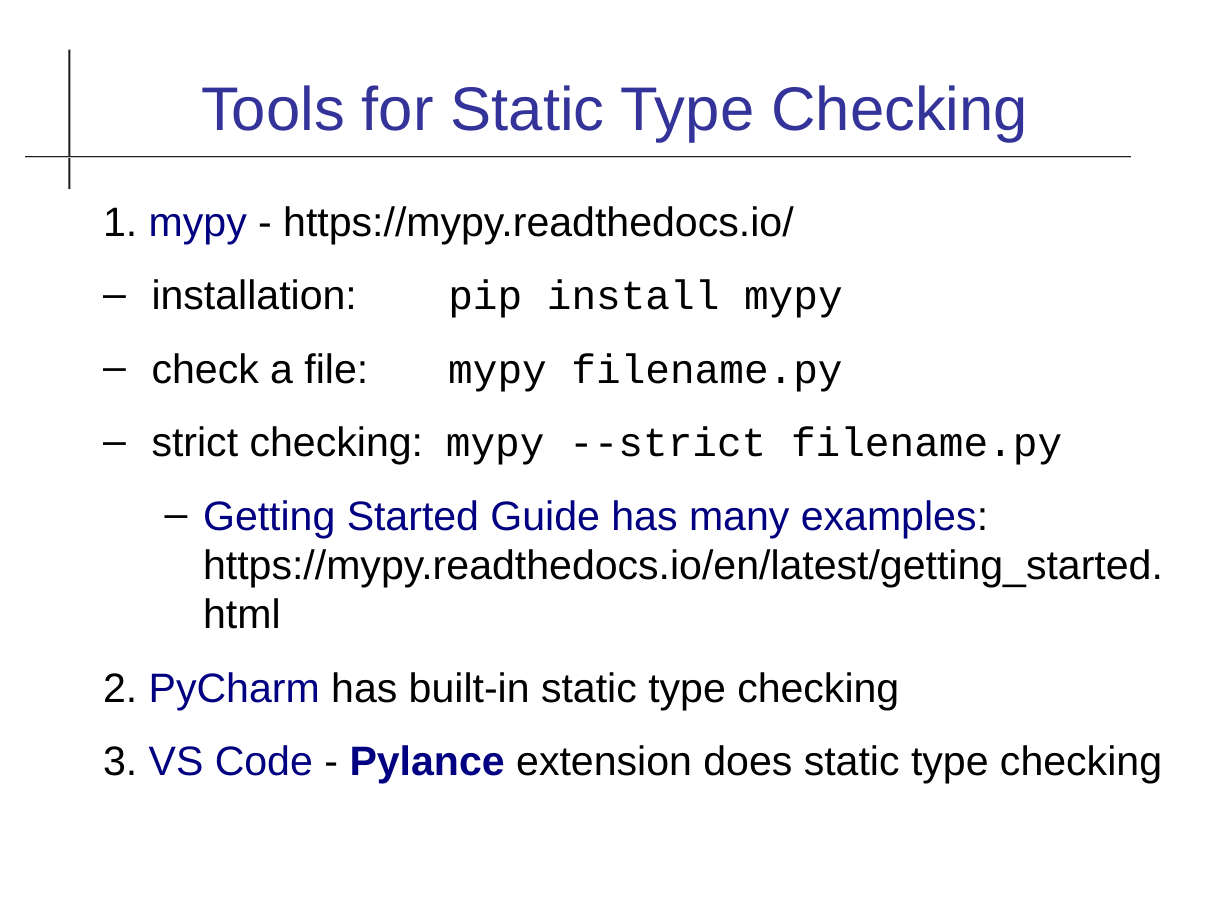
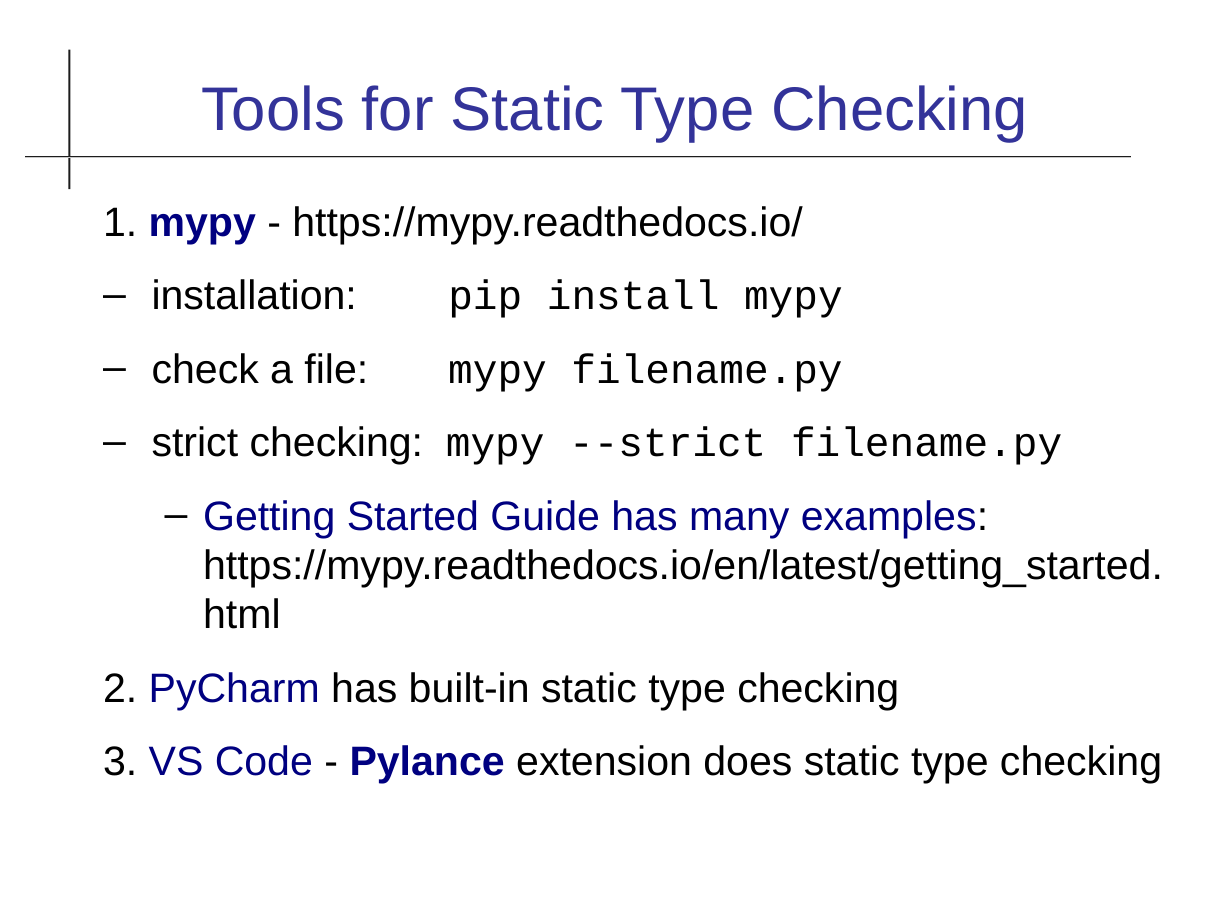
Before and after one commit to cpske/ISP, a slide deck: slide 22 of code-quality/Type-Checking.odp. Drawn at 1232x924 pixels with LibreOffice and Linux fonts; fonts in the diff are those of the drawing. Boxes give left, top, right and bottom in pixels: in the first picture for what was removed or moved away, otherwise in the second. Text is boxed around its words. In the diff, an @@ line names an element or a change of style, - is before the commit and + after.

Commit message:
update to week 10 schedule and type hints material

```diff
--- a/code-quality/Type-Checking.odp
+++ b/code-quality/Type-Checking.odp
@@ text at bbox=[103, 206, 802, 244]: bold on in "mypy" @@
```
Also in this commit, not shown: 8 other slides changed, 1 slide added, 4 other files.
